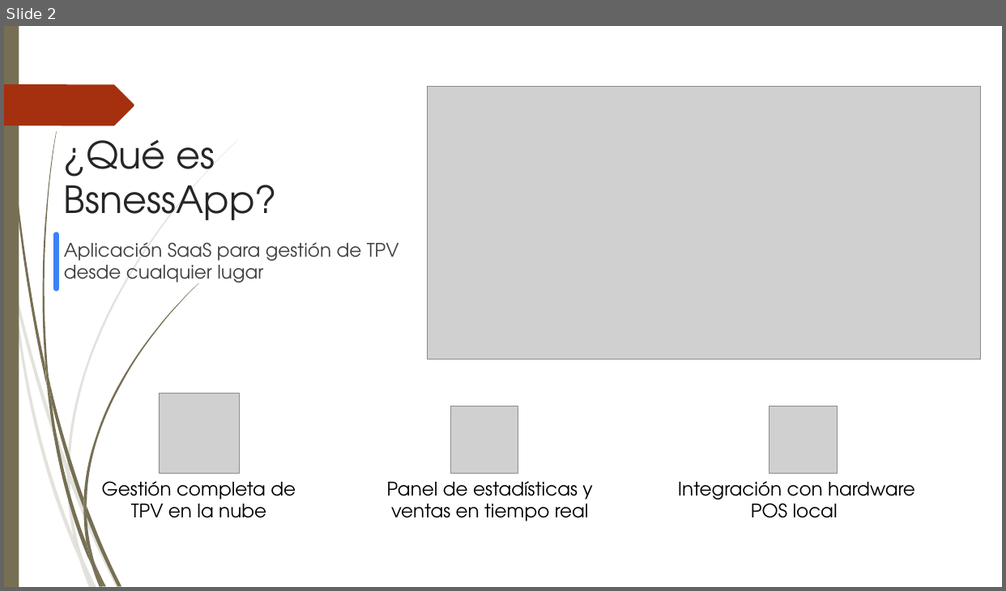
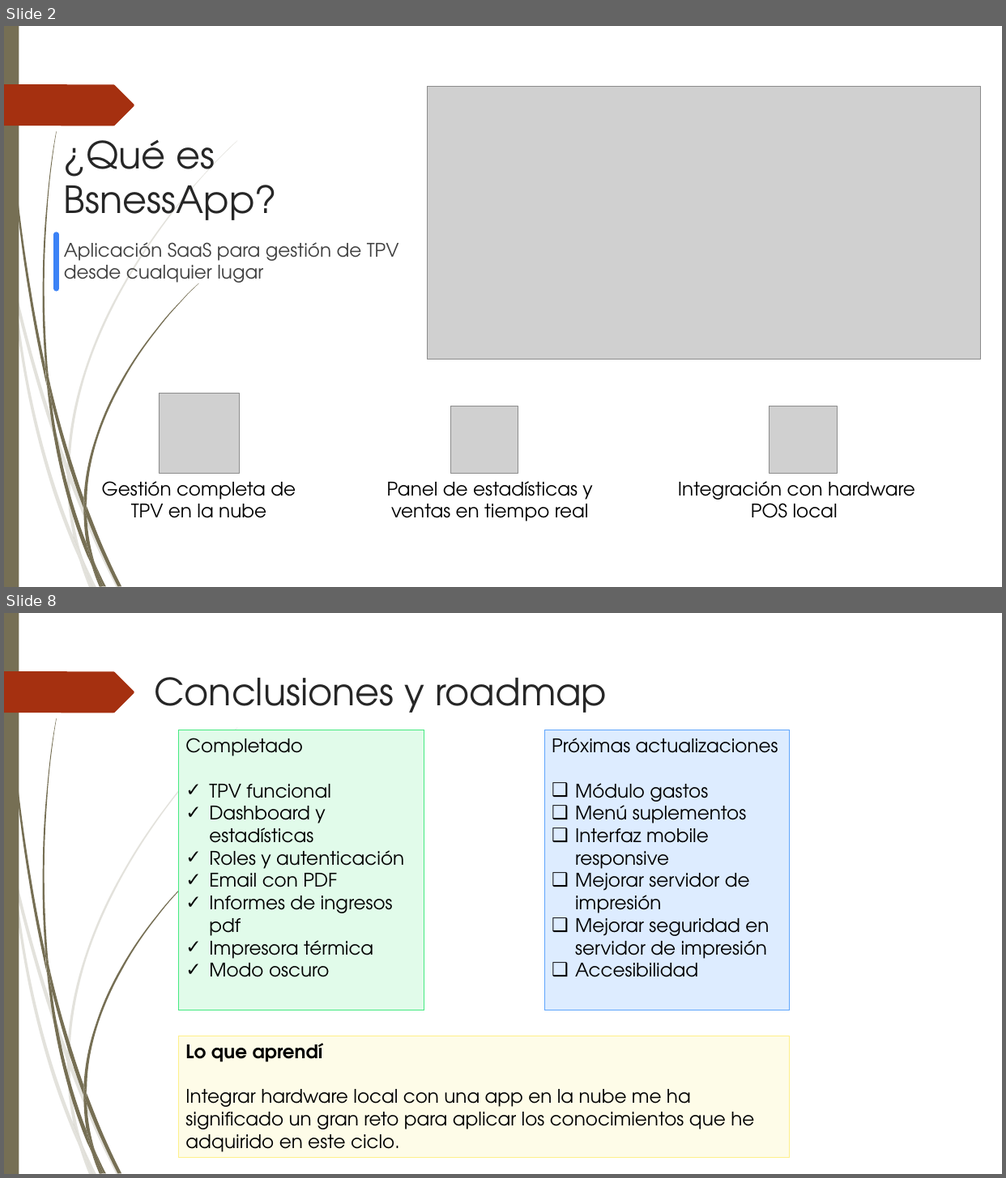
Before and after one commit to fumetria/DAW_Proyecto_Final, a slide deck: documentacion proyecto/Presentacion_proyecto.pptx. Shown one above the other, each under a label of ours: slide 2 before the commit, slides 2 and 8 after it; the slides between them are not shown. The pictures are 1006x591 and 1006x1178 pixels, drawn with LibreOffice and Linux fonts; fonts in the diff are those of the drawing; grey boxes stand for pictures. Boxes give left, top, right and bottom in pixels: in the first picture for what was removed or moved away, otherwise in the second. Text is boxed around its words. In the diff, an @@ line names an element or a change of style, - is before the commit and + after.

```diff
--- a/documentacion proyecto/Presentacion_proyecto.pptx
+++ b/documentacion proyecto/Presentacion_proyecto.pptx
@@ slide 8 added at (4,613,1002,1174), background #FFFFFF; not listed: 24 template elements that a slide beside it also shows @@
@@ title added at (154,677,607,713), 36 pt, text #262626 @@
+Conclusiones y roadmap
@@ rectangle added at (178,730,424,1011), fill #E1FBEA, outline #45E980 0.75 pt, 18 pt, text #000000 @@
+Completado
+✓ TPV funcional
+✓ Dashboard y estadísticas
+✓ Roles y autenticación
+✓ Email con PDF
+✓ Informes de ingresos pdf
+✓ Impresora térmica
+✓ Modo oscuro
@@ rectangle added at (544,730,790,1011), fill #DDECFF, outline #5EA5FC 0.75 pt, 18 pt, text #000000 @@
+Próximas actualizaciones
+❑ Módulo gastos
+❑ Menú suplementos
+❑ Interfaz mobile responsive
+❑ Mejorar servidor de impresión
+❑ Mejorar seguridad en servidor de impresión
+❑ Accesibilidad
@@ rectangle added at (178,1037,790,1158), fill #FEFCE8, outline #FEF08A 0.75 pt, 18 pt, text #000000 @@
+Lo que aprendí
+Integrar hardware local con una app en la nube me ha significado un gran reto para aplicar los conocimientos que he adquirido en este ciclo.
```
Also in this commit, not shown: 6 slides changed, 1 other slide added.
